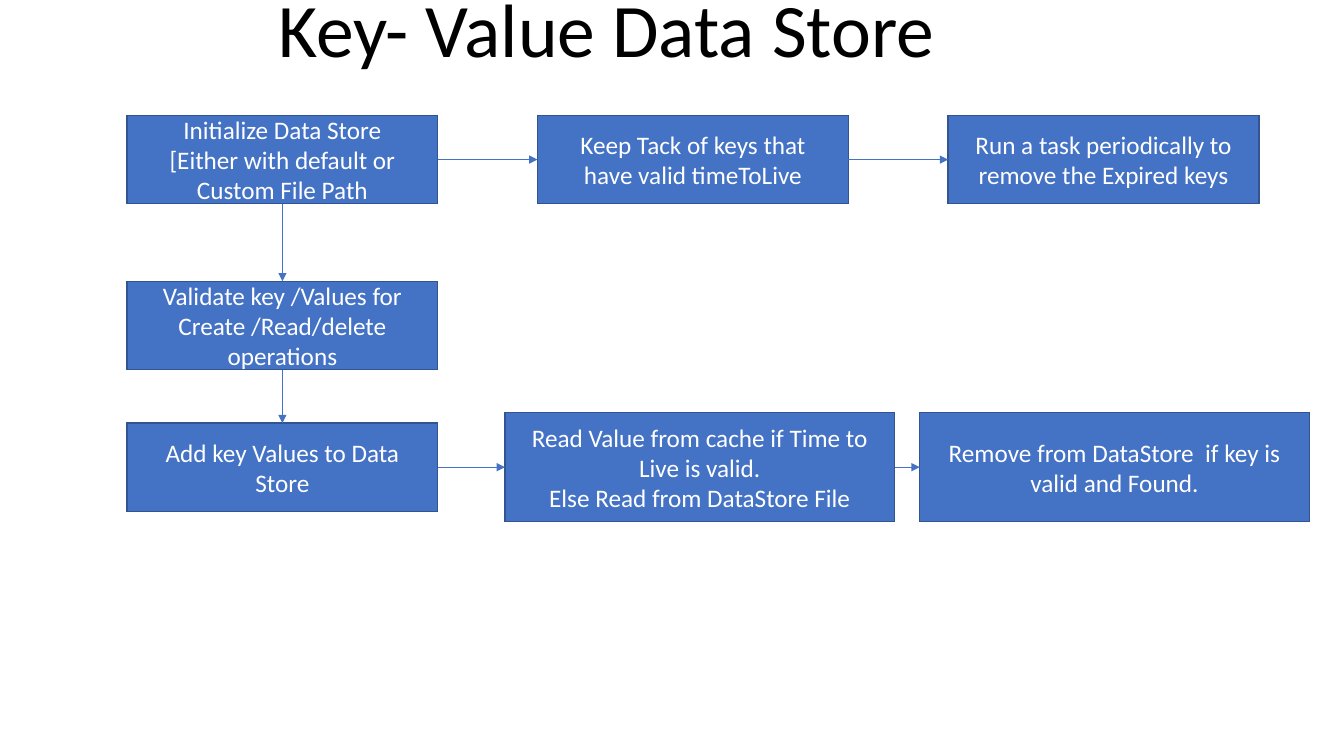
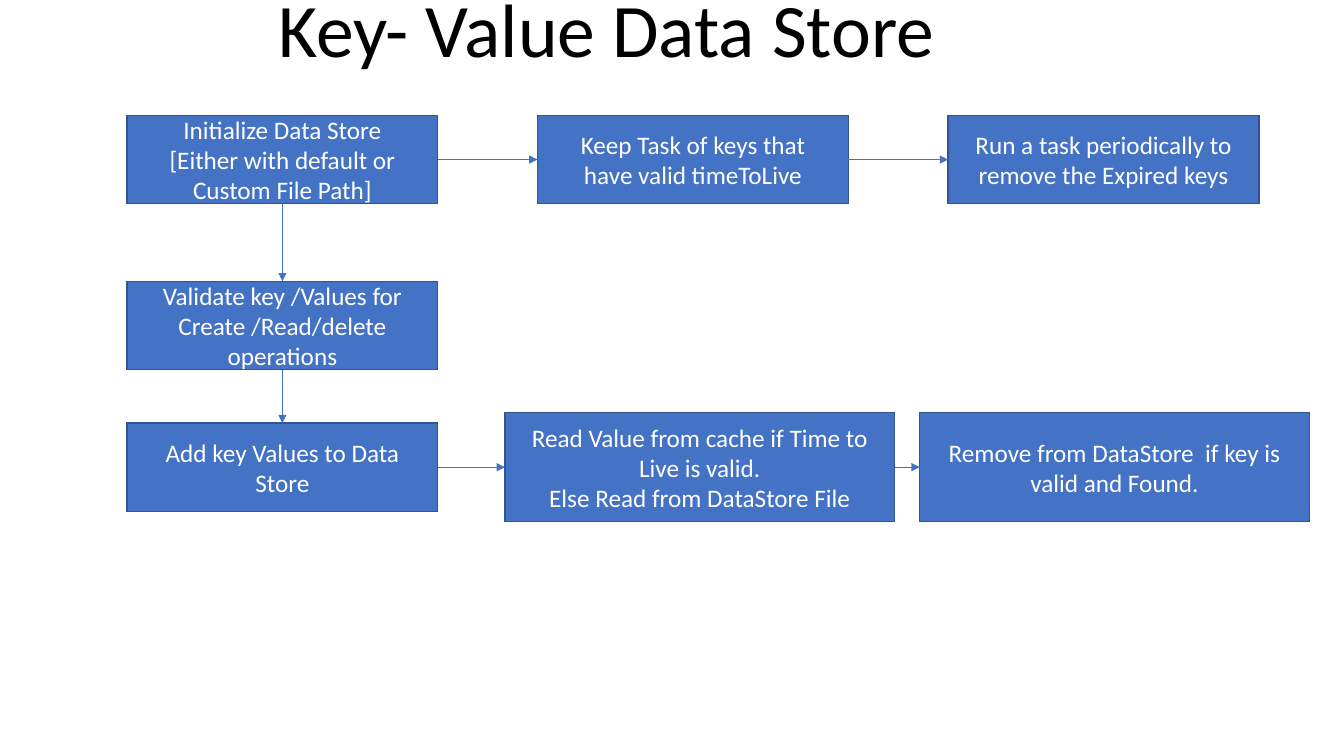
Before and after one commit to Aparajitha-S/DataStoreLite, a slide deck: slide 1 of Key- Value Data Store.pptx. Drawn at 1344x756 pixels with LibreOffice and Linux fonts; fonts in the diff are those of the drawing. Boxes give left, top, right and bottom in pixels: in the first picture for what was removed or moved away, otherwise in the second. Text is boxed around its words. In the diff, an @@ line names an element or a change of style, - is before the commit and + after.

```diff
--- a/Key- Value Data Store.pptx
+++ b/Key- Value Data Store.pptx
@@ text in rectangle at <box>581,136,805,158</box>: text changed @@
-Keep Tack of keys that
+Keep Task of keys that
@@ text in rectangle at <box>170,151,395,206</box>: text changed @@
-[Either with default or Custom File Path
+[Either with default or Custom File Path]
```
